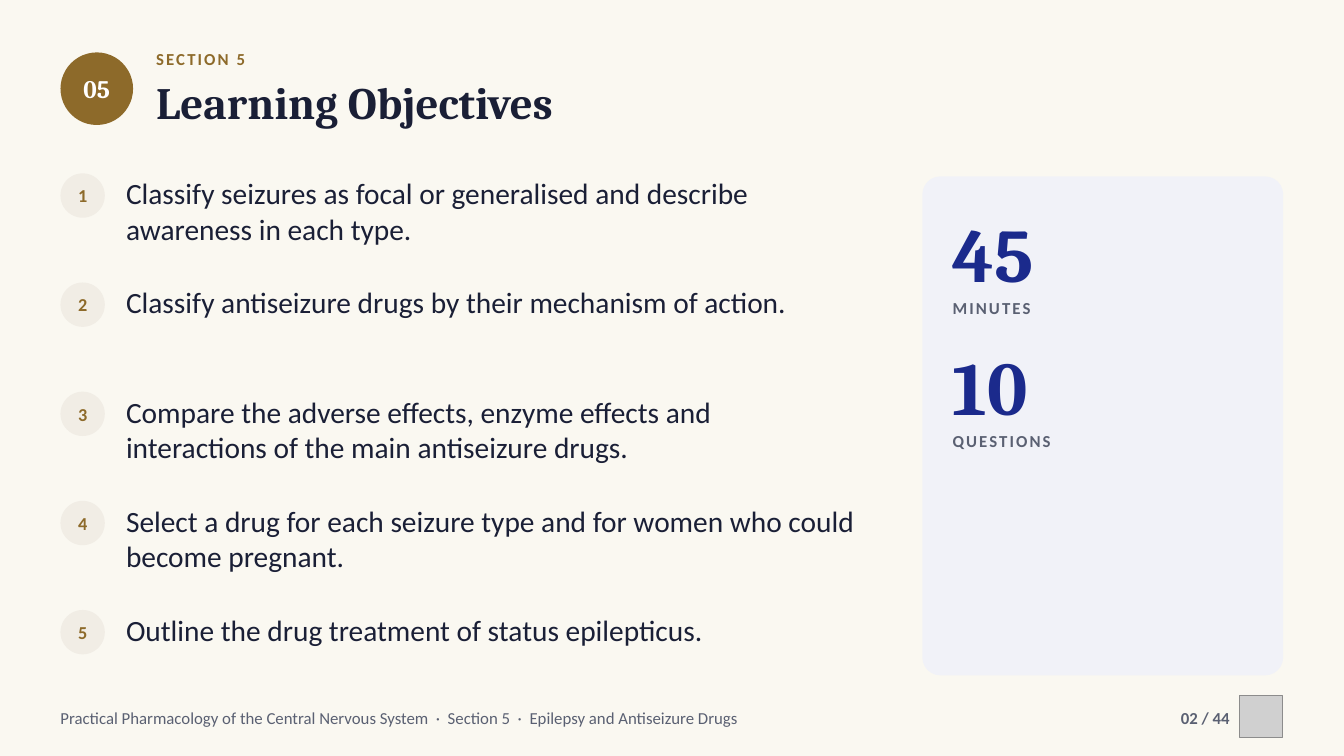
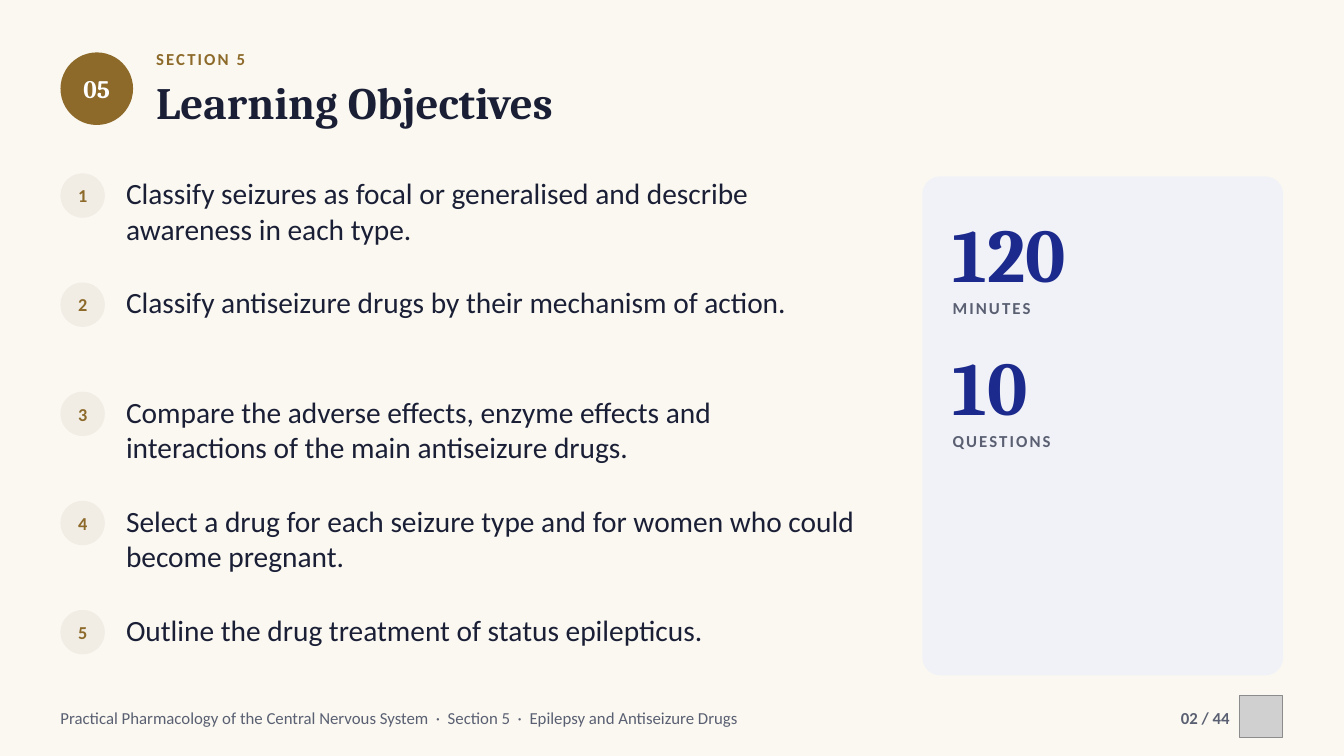
Before and after one commit to drrefaat18-ops/yasser, a slide deck: slide 2 of projects/cns-pharmacology-practical/slides/ch05-epilepsy.pptx. Drawn at 1344x756 pixels with LibreOffice and Linux fonts; fonts in the diff are those of the drawing; grey boxes stand for pictures. Boxes give left, top, right and bottom in pixels: in the first picture for what was removed or moved away, otherwise in the second. Text is boxed around its words. In the diff, an @@ line names an element or a change of style, - is before the commit and + after.

```diff
--- a/projects/cns-pharmacology-practical/slides/ch05-epilepsy.pptx
+++ b/projects/cns-pharmacology-practical/slides/ch05-epilepsy.pptx
@@ text at (953,230,1066,283): text changed @@
-45
+120
```
Also in this commit, not shown: 1 other slide changed, 10 other files.
